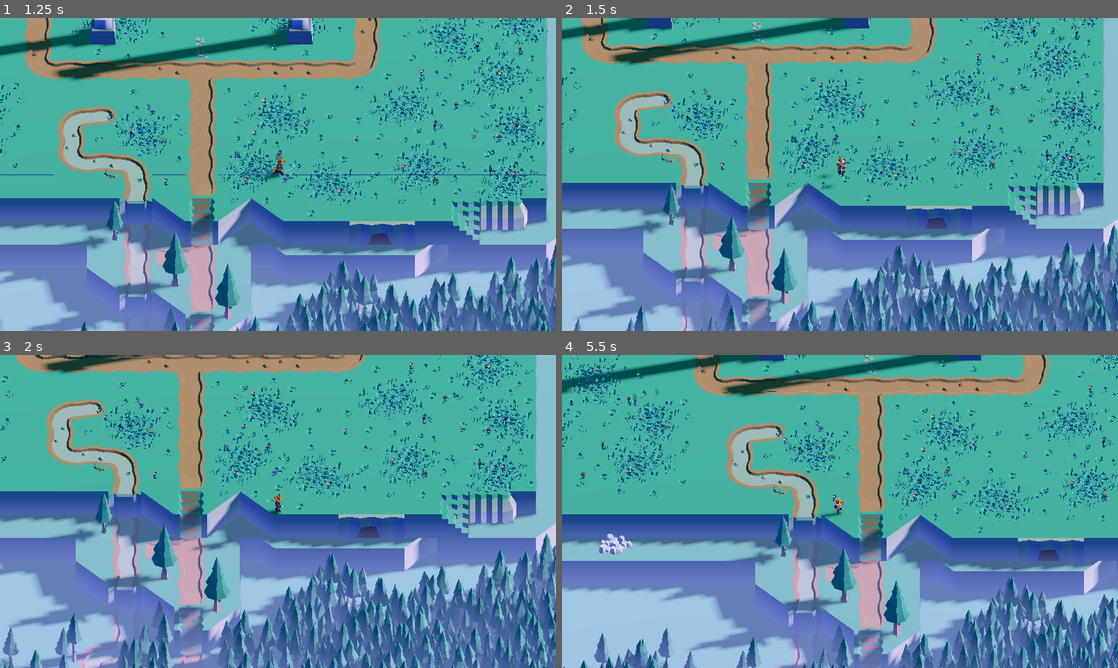
Above: before the commit, frames 1-4 (two rows, left to right).
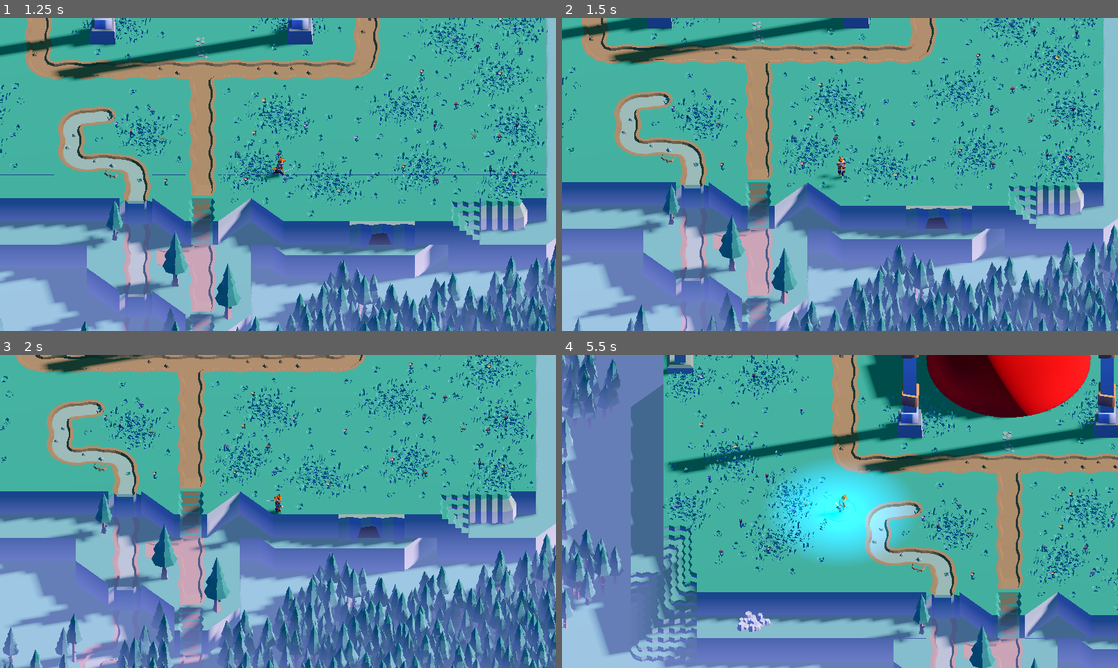
Above: after the commit, the same moments.

Repository: goobyspace/wild-jam
Game: Godot game, scene res://scenes/main.tscn
Two runs of this game, one before a commit and one after it. Both use one fixed random seed, a clock stepped at 60 frames per second and the inputs below.
Inputs (mouse positions are in pixels of both pictures, inside the frame that each line leads up to):
- Up to frame 1 (1.25 s): tap Enter at 0.5 s; move the mouse to (400, 158) at 0.52 s; hold D (move_right) from 0.53 s (still down); click (400, 158) at 0.6 s
- Up to frame 2 (1.5 s): move the mouse to (728, 190) at 1.27 s; release D (move_right) at 1.28 s; hold S (move_back) from 1.28 s (still down); tap Q (attack_primary) at 1.35 s
- Up to frame 3 (2 s): keep holding S (move_back)
- Up to frame 4 (5.5 s): move the mouse to (895, 442) at 2.02 s; release S (move_back) at 2.03 s; hold D (move_right) 2.03-2.78 s; tap E (attack_secondary) at 2.1 s; move the mouse to (812, 574) at 2.77 s; hold W (move_forward) 2.78-3.53 s; right-click (812, 574) at 2.85 s; move the mouse to (1006, 558) at 3.52 s; hold A (move_left) 3.53-5.03 s; tap Space (move_dash) at 3.6 s; move the mouse to (673, 464) at 4.27 s; tap R (spell_one) at 4.35 s; move the mouse to (867, 511) at 5.02 s; hold S (move_back) from 5.03 s (still down); tap F (spell_two) at 5.1 s

Frame 1 is identical in both runs. In frame 2, 2.5% of the frame differs, in the area x 0-100%, y 0-100%; in frame 3, 0.1%; in frame 4, 77%.

Commit message:
added thunderstrike and lunge

Diff:
--- a/scenes/player.tscn
+++ b/scenes/player.tscn
@@ -22,6 +22,8 @@
 [ext_resource type="Animation" uid="uid://c4vh5rwtcebty" path="res://assets/models/characters/animations/spell 2.res" id="18_l71n6"]
 [ext_resource type="Animation" uid="uid://ch3ltayi4bovy" path="res://assets/models/characters/animations/roll.res" id="19_i4ail"]
 [ext_resource type="PackedScene" uid="uid://bbfn0xoov1gdk" path="res://scripts/player/abilities/weapons/sword/spin.tscn" id="21_a38lo"]
+[ext_resource type="PackedScene" uid="uid://bti1ia18i2cs3" path="res://scripts/player/abilities/weapons/sword/lunge.tscn" id="22_4ni07"]
+[ext_resource type="PackedScene" uid="uid://cg4pp21nhmd5h" path="res://scripts/player/abilities/magic/thunder/thunderstrike.tscn" id="23_l71n6"]
 
 [sub_resource type="ViewportTexture" id="ViewportTexture_3vyb7"]
 viewport_path = NodePath("SubViewport")
@@ -257,9 +259,9 @@
 script = ExtResource("6_y4r1p")
 mainAttack = NodePath("../model/sword_main")
 primaryAttack = NodePath("../model/spin")
-secondaryAttack = NodePath("dash")
+secondaryAttack = NodePath("../model/lunge")
 spellPrimary = NodePath("dash")
-spellSecondary = NodePath("dash")
+spellSecondary = NodePath("../model/thunderstrike")
 dash = NodePath("dash")
 
 [node name="dash" type="Node" parent="attack_controller" node_paths=PackedStringArray("collision", "health_bar", "character", "animation_tree")]
@@ -290,6 +292,19 @@
 hits = 8
 active_time = 2.0
 character = NodePath("../..")
+ability_cooldown = 7.0
+animation_tree = NodePath("../../AnimationTree")
+
+[node name="lunge" parent="model" node_paths=PackedStringArray("character", "animation_tree") instance=ExtResource("22_4ni07")]
+character = NodePath("../..")
+ability_cooldown = 6.0
+animation_tree = NodePath("../../AnimationTree")
+animation = 3
+
+[node name="thunderstrike" parent="model" node_paths=PackedStringArray("character", "animation_tree") instance=ExtResource("23_l71n6")]
+stun_time = 1.4
+character = NodePath("../..")
+ability_cooldown = 1.0
 animation_tree = NodePath("../../AnimationTree")
 
 [node name="AnimationTree" type="AnimationTree" parent="."]
--- /dev/null
+++ b/scripts/player/abilities/magic/thunder/thunderstrike.gd
@@ -0,0 +1,76 @@
+extends PlayerAbility
+
+@export var area_hitbox: Area3D
+@export var damage: int = 25
+@export var active_time: float = 0.5
+@export var stun_time: float = 1.2
+@export var character: Node3D
+@export var thunder: MeshInstance3D
+@export var startup_time: float = 0.2
+@export var fadeout_time: float = 0.5
+var omni_light: OmniLight3D
+var material: StandardMaterial3D
+var thunder_color: Color;
+var thunder_scale: Vector3;
+
+var light_energy: float;
+var light_size: float;
+
+const small_scale = Vector3(0.01, 0.01, 0.01)
+const blank = Color(1, 1, 1, 0)
+const start_energy = 0.0
+const start_size = 0.0
+
+func _ready() -> void:
+	super._ready()
+	if area_hitbox == null:
+		push_error("Area hitbox is not assigned in the Sword ability.")
+		return
+
+	if character == null or not character.has_method("lock_movement"):
+		push_error("Character is not assigned, or does not have the player_movement script.")
+		return
+
+	if thunder == null:
+		push_error("Thunder mesh is not assigned in the Thunderstrike ability.")
+		return
+	material = thunder.get_surface_override_material(0) as StandardMaterial3D
+	omni_light = thunder.get_node("OmniLight3D")
+	light_energy = omni_light.light_energy
+	light_size = omni_light.light_size
+	thunder_color = material.albedo_color
+	thunder_scale = thunder.scale
+
+	material.albedo_color = blank
+	thunder.scale = small_scale
+	omni_light.light_energy = start_energy
+	omni_light.light_size = start_size
+
+	area_hitbox.connect("body_entered", self._on_body_entered)
+	area_hitbox.monitoring = false
+
+func _on_body_entered(body: Node) -> void:
+	var health_node = body.find_child("enemy_health")
+	if health_node and health_node.has_method("take_damage"):
+		health_node.take_damage(damage)
+
+func _on_use() -> bool:
+	area_hitbox.monitoring = true
+	play_animation()
+	character.lock_movement(stun_time)
+	material.albedo_color = thunder_color
+	var tween_start = get_tree().create_tween().set_parallel(true)
+	tween_start.tween_property(omni_light, "light_energy", light_energy, startup_time)
+	tween_start.tween_property(omni_light, "light_size", light_size, startup_time)
+	tween_start.set_parallel(false)
+	tween_start.tween_property(thunder, "scale", thunder_scale, 0.2)
+	await get_tree().create_timer(active_time).timeout
+	area_hitbox.monitoring = false
+	var tween_end = get_tree().create_tween().set_parallel(true)
+	tween_end.tween_property(material, "albedo_color", blank, fadeout_time)
+	tween_end.tween_property(omni_light, "light_size", start_energy, fadeout_time)
+	tween_end.tween_property(omni_light, "light_energy", start_energy, fadeout_time)
+	tween_end.set_parallel(false)
+	await get_tree().create_timer(stun_time - active_time).timeout
+	thunder.scale = small_scale
+	return true
--- /dev/null
+++ b/scripts/player/abilities/magic/thunder/thunderstrike.tscn
@@ -0,0 +1,42 @@
+[gd_scene load_steps=5 format=3 uid="uid://cg4pp21nhmd5h"]
+
+[ext_resource type="Script" uid="uid://c2l0k8qjroe1" path="res://scripts/player/abilities/magic/thunder/thunderstrike.gd" id="1_2ujph"]
+
+[sub_resource type="CylinderShape3D" id="CylinderShape3D_qumpm"]
+height = 7.075
+radius = 8.0
+
+[sub_resource type="TorusMesh" id="TorusMesh_2ujph"]
+inner_radius = 7.0
+outer_radius = 8.0
+
+[sub_resource type="StandardMaterial3D" id="StandardMaterial3D_2sfrd"]
+transparency = 1
+albedo_color = Color(0.256657, 0.59785, 0.740682, 0.6)
+emission_enabled = true
+emission = Color(3.85046e-06, 0.594907, 0.870088, 1)
+emission_energy_multiplier = 1.5
+
+[node name="thunderstrike" type="Node3D" node_paths=PackedStringArray("area_hitbox", "thunder")]
+script = ExtResource("1_2ujph")
+area_hitbox = NodePath("Area3D")
+thunder = NodePath("thunder")
+startup_time = 0.3
+ability_cooldown = 1.5
+animation = 5
+
+[node name="Area3D" type="Area3D" parent="."]
+
+[node name="CollisionShape3D" type="CollisionShape3D" parent="Area3D"]
+transform = Transform3D(1, 0, 0, 0, 1, 0, 0, 0, 1, 0, 1.3125, 0)
+shape = SubResource("CylinderShape3D_qumpm")
+
+[node name="thunder" type="MeshInstance3D" parent="."]
+transform = Transform3D(1, 0, 0, 0, 1, 0, 0, 0, 1, 0, 0.6, 0)
+mesh = SubResource("TorusMesh_2ujph")
+surface_material_override/0 = SubResource("StandardMaterial3D_2sfrd")
+
+[node name="OmniLight3D" type="OmniLight3D" parent="thunder"]
+light_color = Color(0, 0.554936, 0.870286, 1)
+light_energy = 8.0
+light_size = 8.0
--- /dev/null
+++ b/scripts/player/abilities/weapons/sword/lunge.gd
@@ -0,0 +1,33 @@
+extends PlayerAbility
+
+@export var area_hitbox: Area3D
+@export var damage: int = 20
+@export var active_time: float = 0.5
+@export var lock_time: float = 0.7
+@export var character: Node3D
+
+func _ready() -> void:
+	if area_hitbox == null:
+		push_error("Area hitbox is not assigned in the Sword ability.")
+		return
+
+	if character == null or not character.has_method("lock_movement"):
+		push_error("Character is not assigned, or does not have the player_movement script.")
+		return
+
+	area_hitbox.connect("body_entered", self._on_body_entered)
+	area_hitbox.monitoring = false
+
+func _on_body_entered(body: Node) -> void:
+	var health_node = body.find_child("enemy_health")
+	if health_node and health_node.has_method("take_damage"):
+		health_node.take_damage(damage)
+
+func _on_use() -> bool:
+	play_animation()
+	area_hitbox.monitoring = true
+	character.lock_movement(lock_time)
+	await get_tree().create_timer(active_time).timeout
+	area_hitbox.monitoring = false
+	await get_tree().create_timer(lock_time - active_time).timeout
+	return true
--- /dev/null
+++ b/scripts/player/abilities/weapons/sword/lunge.tscn
@@ -0,0 +1,16 @@
+[gd_scene load_steps=2 format=3 uid="uid://bti1ia18i2cs3"]
+
+[ext_resource type="Script" uid="uid://dwp20vgt7mgt8" path="res://scripts/player/abilities/weapons/sword/lunge.gd" id="1_lixh0"]
+
+[node name="lunge" type="Node3D" node_paths=PackedStringArray("area_hitbox")]
+script = ExtResource("1_lixh0")
+area_hitbox = NodePath("Area3D")
+damage = 10
+ability_cooldown = 1.5
+
+[node name="Area3D" type="Area3D" parent="."]
+
+[node name="CollisionPolygon3D" type="CollisionPolygon3D" parent="Area3D"]
+transform = Transform3D(1, 0, 0, 0, -4.37114e-08, 1, 0, -1, -4.37114e-08, 0, 0, 0)
+polygon = PackedVector2Array(-0.3, 0, 0.3, 0, 0.6, 4, -0.6, 4)
+debug_color = Color(0, 0.592157, 0.690196, 1)
--- a/scripts/player/abilities/weapons/sword/spin.gd
+++ b/scripts/player/abilities/weapons/sword/spin.gd
@@ -25,18 +25,15 @@
 	if health_node and health_node.has_method("take_damage"):
 		health_node.take_damage(damage)
 
-func tween_animation(blend_amount: float) -> void:
-	if animation_tree:
-		animation_tree.set_blend_action_animation(PlayerAnimations.ActionAnimations.spin, blend_amount)
-
 func _on_use() -> bool:
 	var tween_start = get_tree().create_tween()
-	tween_start.tween_method(tween_animation, 0.0, 1.0, 0.1)
+	tween_start.tween_method(func(blend): animation_tree.set_blend_action_animation(PlayerAnimations.ActionAnimations.spin, blend), 0.0, 1.0, 0.1)
+	tween_start.tween_method(func(speed): character.adjust_speed(speed, active_time), character.speed, spin_speed, 0.1)
 	for i in range(hits):
 		area_hitbox.monitoring = true
 		await get_tree().create_timer(active_time / hits).timeout
 		area_hitbox.monitoring = false
 	var tween_end = get_tree().create_tween()
-	tween_end.tween_method(tween_animation, 1.0, 0.0, 0.3)
+	tween_end.tween_method(func(blend): animation_tree.set_blend_action_animation(PlayerAnimations.ActionAnimations.spin, blend), 1.0, 0.0, 0.3)
 	await tween_end.finished
 	return true
Not shown: 1 places in scenes/player.tscn that only renumber resources
Not shown, added: scripts/player/abilities/magic/thunder/thunderstrike.gd.uid
Not shown, added: scripts/player/abilities/weapons/sword/lunge.gd.uid
